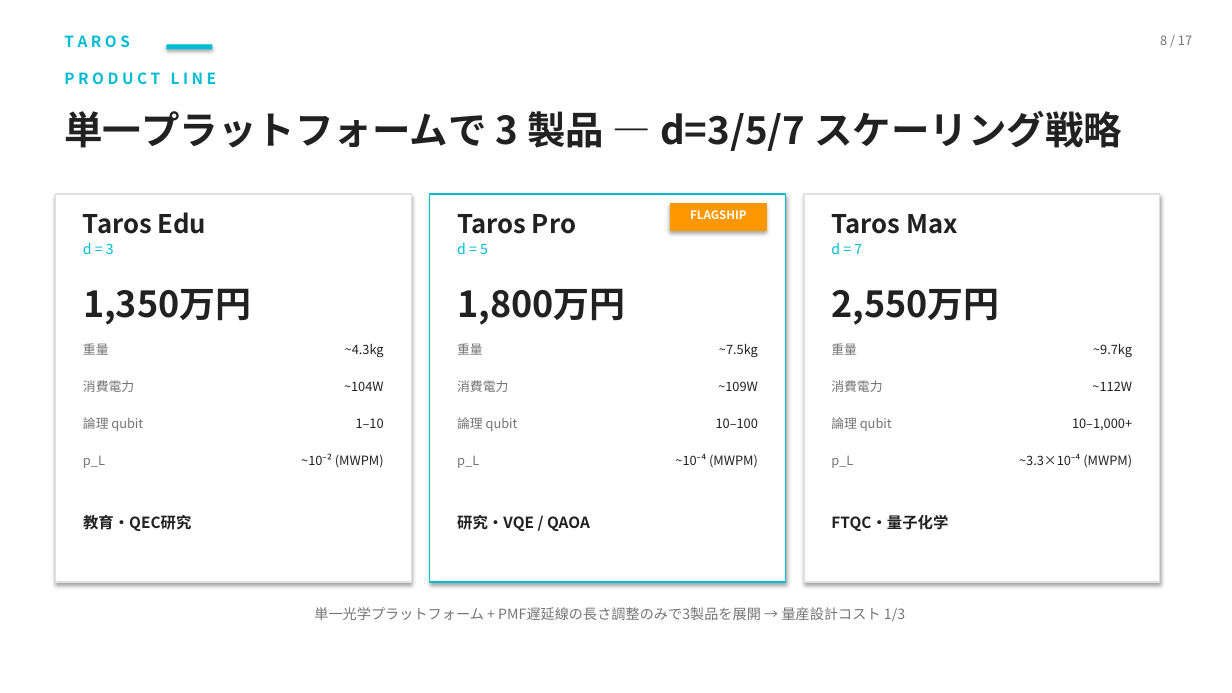
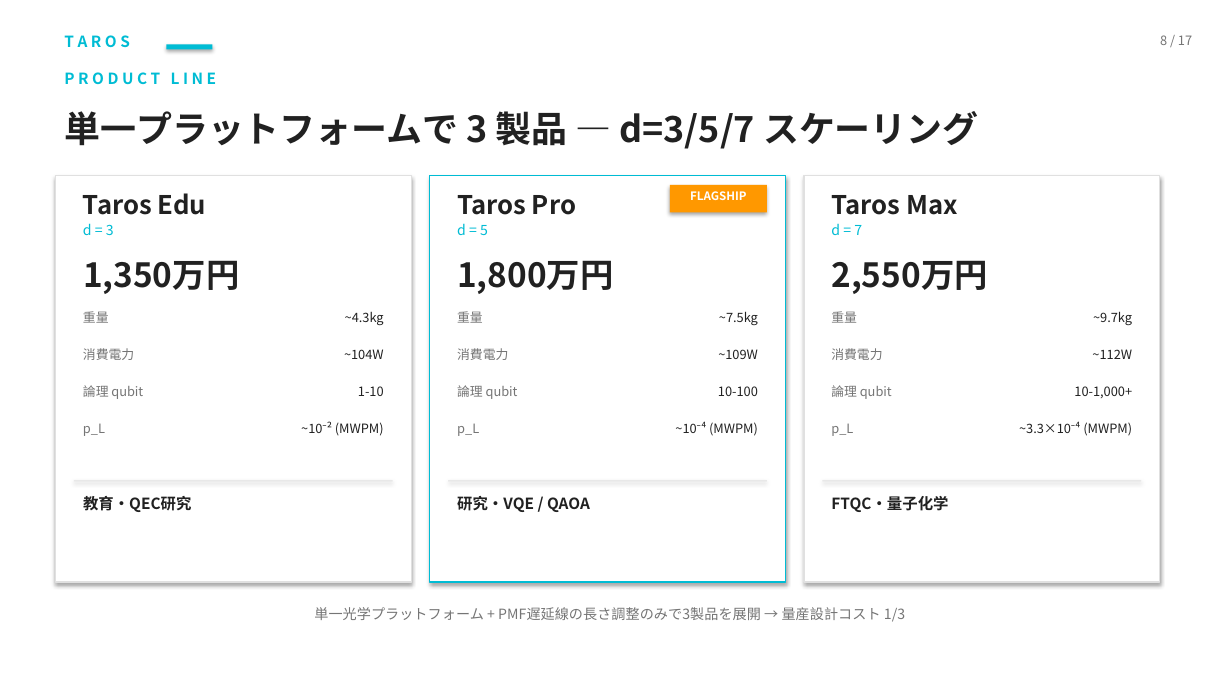
Before and after one commit to TomohiroTani28/Taros, a slide deck: slide 8 of assets/TAROS_Investor_Pitch_Revised.pptx. Drawn at 1232x693 pixels with LibreOffice and Linux fonts; fonts in the diff are those of the drawing. Boxes give left, top, right and bottom in pixels: in the first picture for what was removed or moved away, otherwise in the second. Text is boxed around its words. In the diff, an @@ line names an element or a change of style, - is before the commit and + after.

```diff
--- a/assets/TAROS_Investor_Pitch_Revised.pptx
+++ b/assets/TAROS_Investor_Pitch_Revised.pptx
@@ text at box(64, 111, 978, 149): text changed; size 30 to 28 pt @@
-単一プラットフォームで 3 製品 — d=3/5/7 スケーリング戦略
+単一プラットフォームで 3 製品 — d=3/5/7 スケーリング
@@ rectangle: place and size @@
-rectangle at box(55, 194, 411, 582)
+rectangle at box(55, 176, 411, 582)
@@ rectangle: place and size @@
-rectangle at box(430, 194, 786, 582)
+rectangle at box(430, 176, 786, 582)
@@ rectangle: place and size @@
-rectangle at box(804, 194, 1160, 582)
+rectangle at box(804, 176, 1160, 582)
@@ 7 texts, 1 rectangle: place and size @@
-7 texts, 1 rectangle at box(83, 203, 958, 531)
+7 texts, 1 rectangle at box(83, 185, 958, 512)
@@ text "d = 3": place and size @@
-text "d = 3" at box(83, 242, 114, 254)
+text "d = 3" at box(83, 223, 114, 235)
@@ text "d = 5": place and size @@
-text "d = 5" at box(457, 242, 488, 254)
+text "d = 5" at box(457, 223, 488, 235)
@@ text "d = 7": place and size @@
-text "d = 7" at box(831, 242, 862, 254)
+text "d = 7" at box(831, 223, 862, 235)
@@ 3 texts: place and size @@
-3 texts at box(83, 288, 999, 325)
+3 texts at box(83, 260, 987, 294)
@@ size 28 to 26 pt in 3 elements at box(83, 260, 239, 294), box(457, 260, 613, 294), box(831, 260, 987, 294) @@
@@ text at box(358, 386, 384, 396): text changed @@
-1–10
+1-10
@@ text at box(718, 386, 758, 396): text changed @@
-10–100
+10-100
@@ 21 texts: place and size @@
-21 texts at box(83, 343, 1132, 468)
+21 texts at box(83, 311, 1132, 436)
@@ text at box(1074, 386, 1132, 398): text changed @@
-10–1,000+
+10-1,000+
@@ rectangle added at box(74, 481, 393, 482), fill #E0E0E0 @@
@@ rectangle added at box(448, 481, 767, 482), fill #E0E0E0 @@
@@ rectangle added at box(823, 481, 1141, 482), fill #E0E0E0 @@
```
Also in this commit, not shown: 16 other slides changed, 2 other files.
